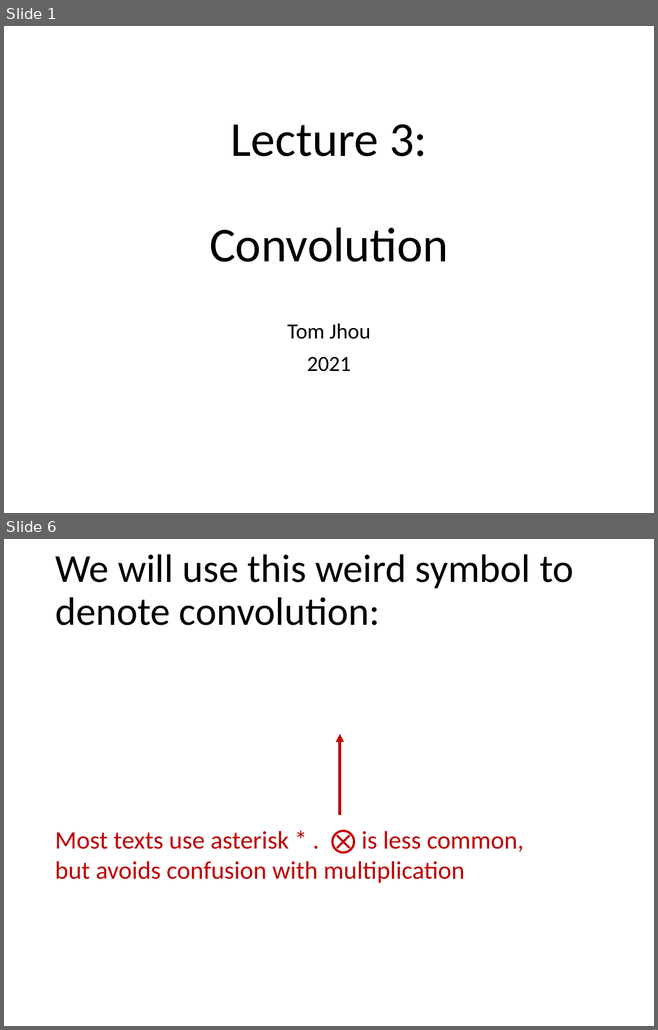
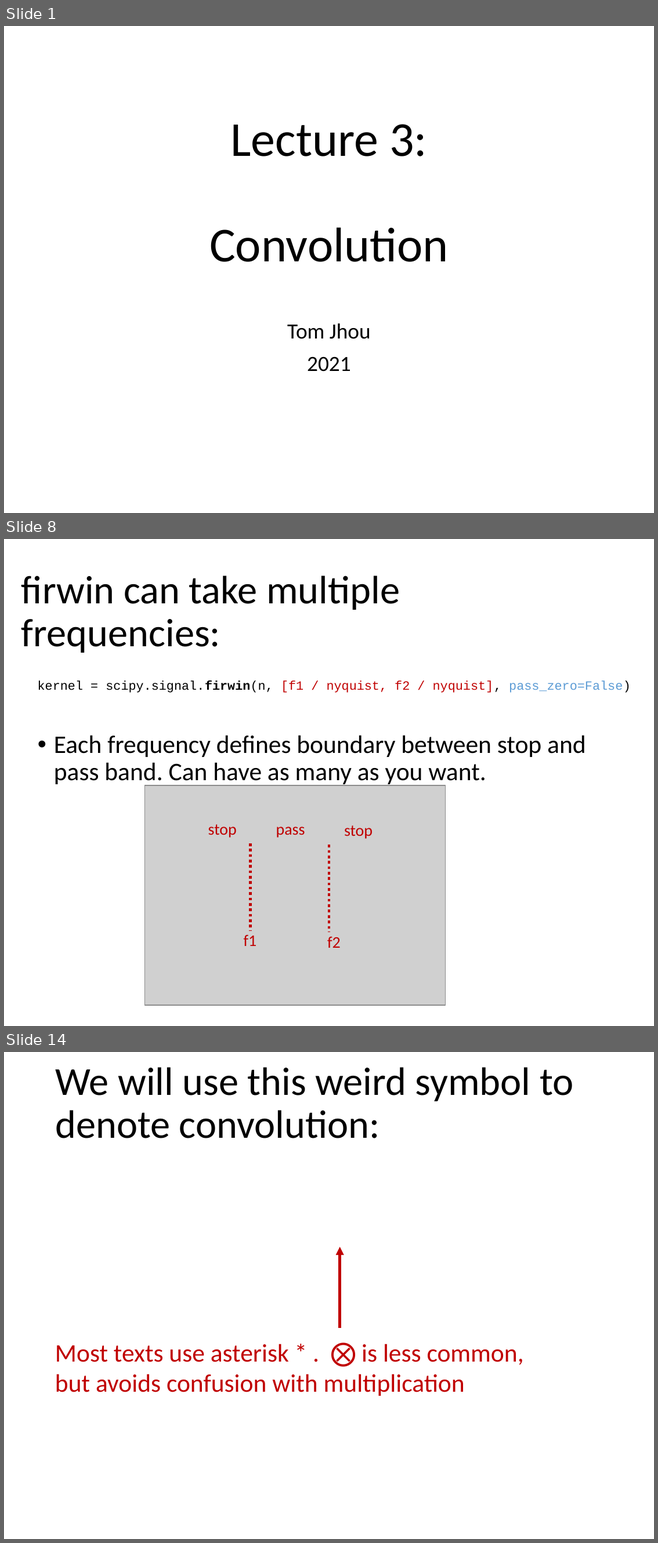
Before and after one commit to tomjhou/MathClassPythonCode, a slide deck: Class3/Lecture3 - Convolution.pptx. Shown one above the other, each under a label of ours: slides 1 and 6 before the commit, slides 1, 8 and 14 after it; the slides between them are not shown. The pictures are 658x1030 and 658x1543 pixels, drawn with LibreOffice and Linux fonts; fonts in the diff are those of the drawing; grey boxes stand for pictures. Boxes give left, top, right and bottom in pixels: in the first picture for what was removed or moved away, otherwise in the second. Text is boxed around its words. In the diff, an @@ line names an element or a change of style, - is before the commit and + after.

```diff
--- a/Class3/Lecture3 - Convolution.pptx
+++ b/Class3/Lecture3 - Convolution.pptx
@@ slide 8 added at bbox=[4, 539, 654, 1026], background #FFFFFF @@
@@ title added at bbox=[21, 576, 400, 653], 44 pt, text #000000 @@
+firwin can take multiple frequencies:
@@ text added at bbox=[38, 681, 630, 693], 14 pt, text #000000 @@
+kernel = scipy.signal.firwin(n, [f1 / nyquist, f2 / nyquist], pass_zero=False)
@@ text added at bbox=[54, 735, 586, 787], 28 pt, text #000000 @@
+• Each frequency defines boundary between stop and pass band. Can have as many as you want.
@@ picture added at bbox=[145, 785, 445, 1005] @@
@@ text added at bbox=[208, 824, 237, 838], 18 pt, text #C00000 @@
+stop
@@ text added at bbox=[276, 827, 305, 838], 18 pt, text #C00000 @@
+pass
@@ text added at bbox=[344, 826, 372, 839], 18 pt, text #C00000 @@
+stop
@@ line added from (250, 843) to (250, 930), #C00000 3 pt dashed @@
@@ line added from (329, 845) to (329, 931), #C00000 3 pt dashed @@
@@ text added at bbox=[244, 935, 257, 946], 18 pt, text #C00000 @@
+f1
@@ text added at bbox=[327, 937, 340, 948], 18 pt, text #C00000 @@
+f2
@@ what was slide 6 is now slide 14 @@
```
Also in this commit, not shown: 5 slides changed, 13 other slides added, 1 other file.
